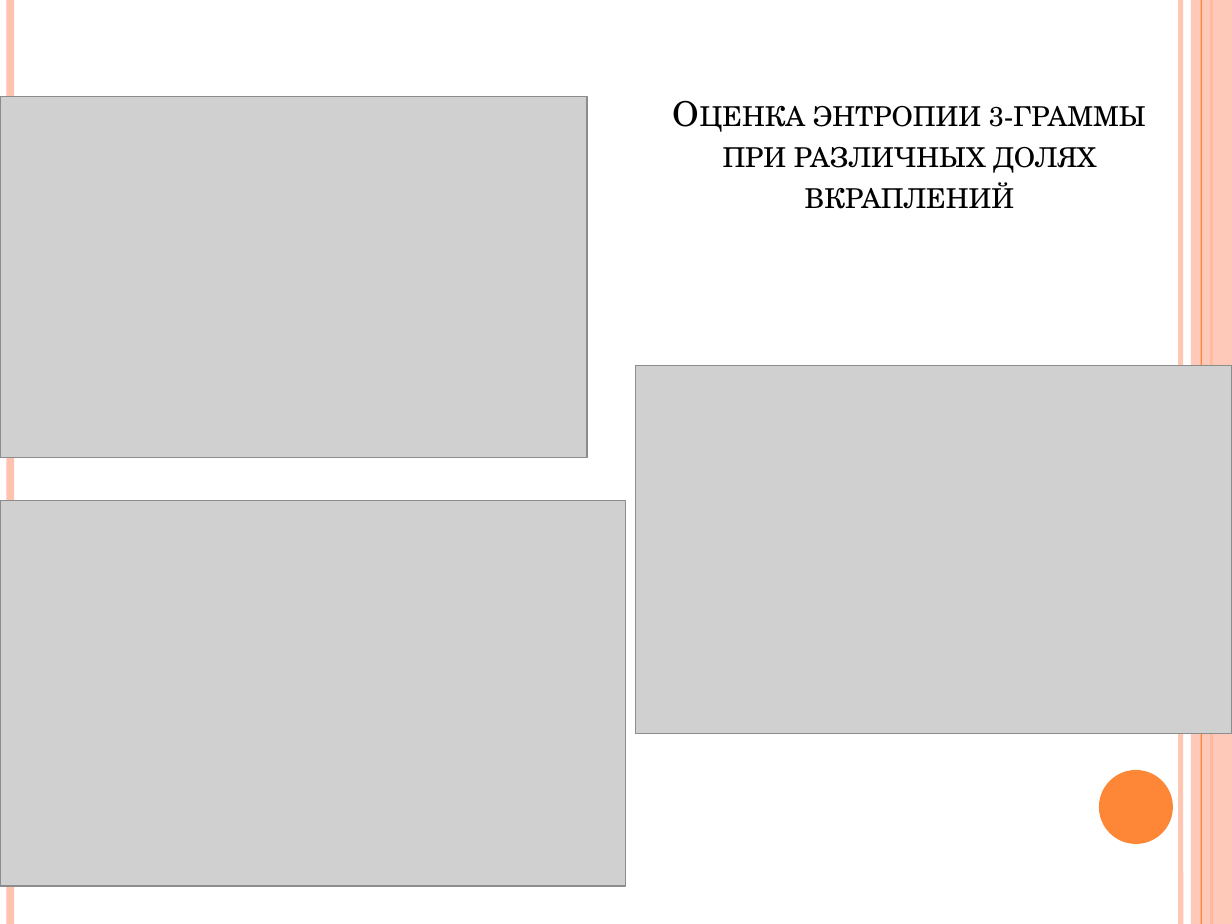
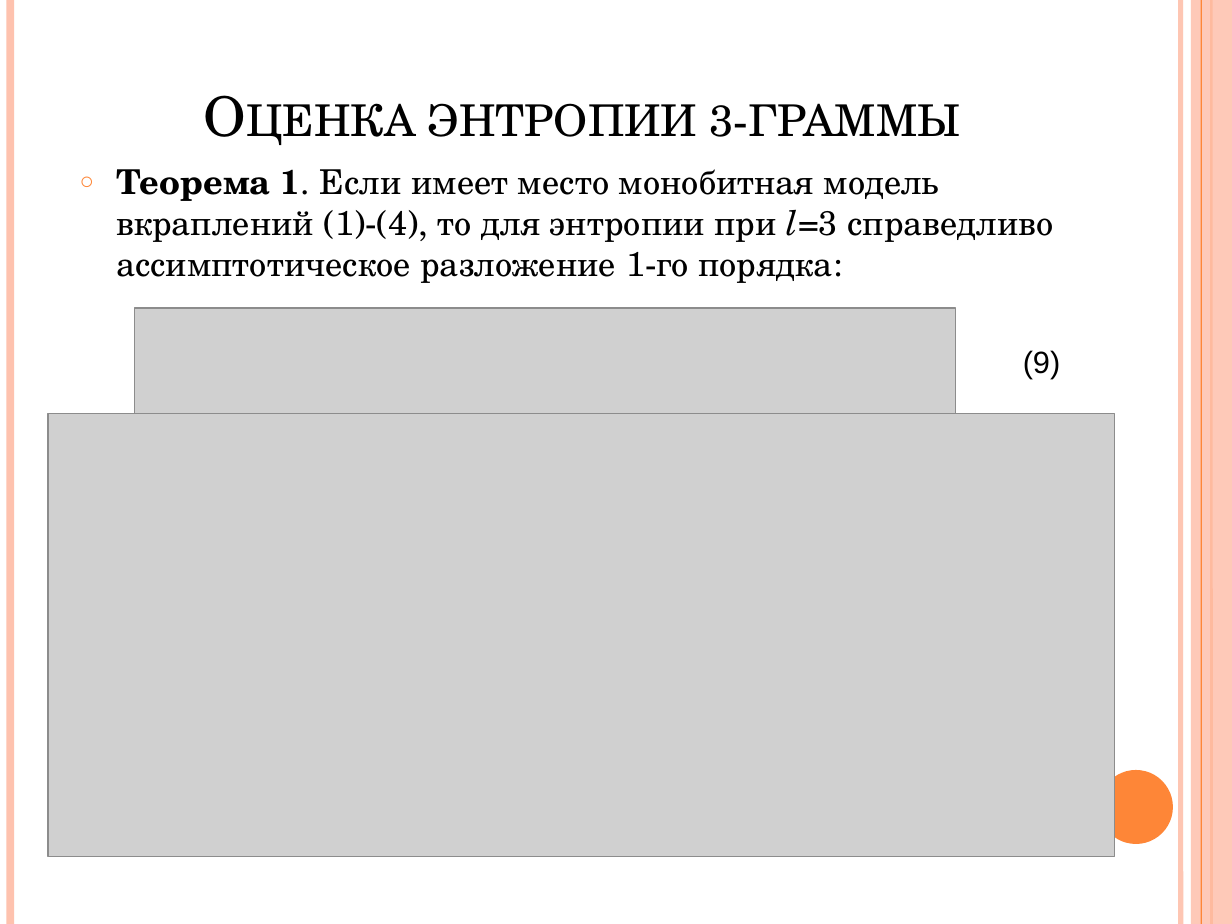
Before and after one commit to shymic/Tex-Diploma, a slide deck: slide 5 of Диплом/Шимко А. Ч..pptx (slide 4 before the commit). Drawn at 1232x924 pixels with LibreOffice and Linux fonts; fonts in the diff are those of the drawing; grey boxes stand for pictures. Boxes give left, top, right and bottom in pixels: in the first picture for what was removed or moved away, otherwise in the second. Text is boxed around its words. In the diff, an @@ line names an element or a change of style, - is before the commit and + after.

```diff
--- a/Диплом/Шимко А. Ч..pptx
+++ b/Диплом/Шимко А. Ч..pptx
@@ picture removed at (x1=0, y1=96, x2=588, y2=457) @@
@@ title at (x1=428, y1=103, x2=960, y2=137): text changed; size 20 to 32 pt @@
-Оценка энтропии 3-граммы при различных долях вкраплений
+Оценка энтропии 3-граммы
@@ text added at (x1=116, y1=169, x2=1054, y2=283), 20 pt, text #000000 @@
+○ Теорема 1. Если имеет место монобитная модель вкраплений (1)-(4), то для энтропии при l=3 справедливо ассимптотическое разложение 1-го порядка:
@@ picture added at (x1=134, y1=308, x2=955, y2=420) @@
@@ text added at (x1=1023, y1=350, x2=1061, y2=379), 18 pt, text #000000 @@
+(9)
@@ picture removed at (x1=636, y1=366, x2=1232, y2=734) @@
@@ picture added at (x1=48, y1=414, x2=1114, y2=856) @@
@@ picture removed at (x1=0, y1=500, x2=626, y2=886) @@
```
Also in this commit, not shown: 5 other slides changed, 8 slides added, 3 slides removed, 15 other files.
